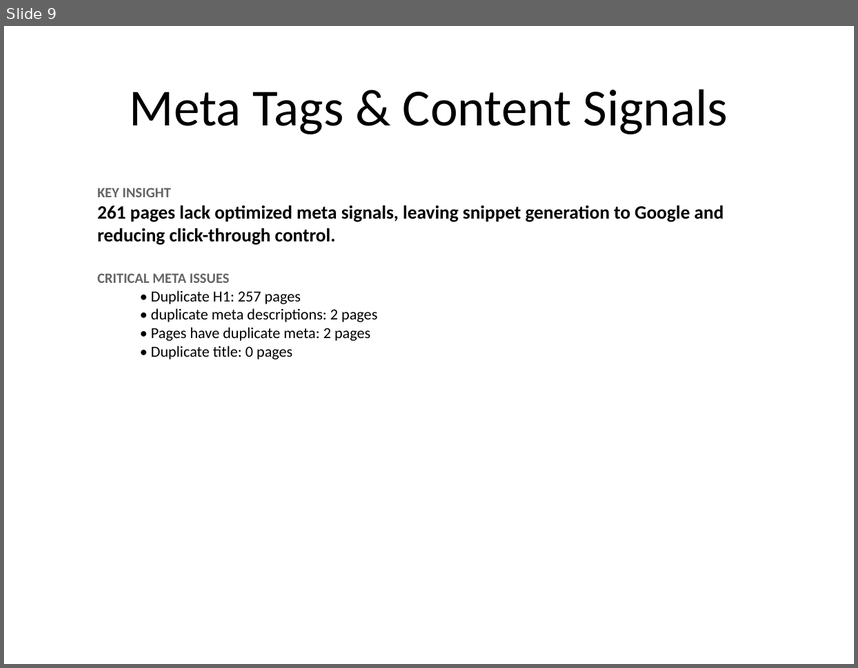
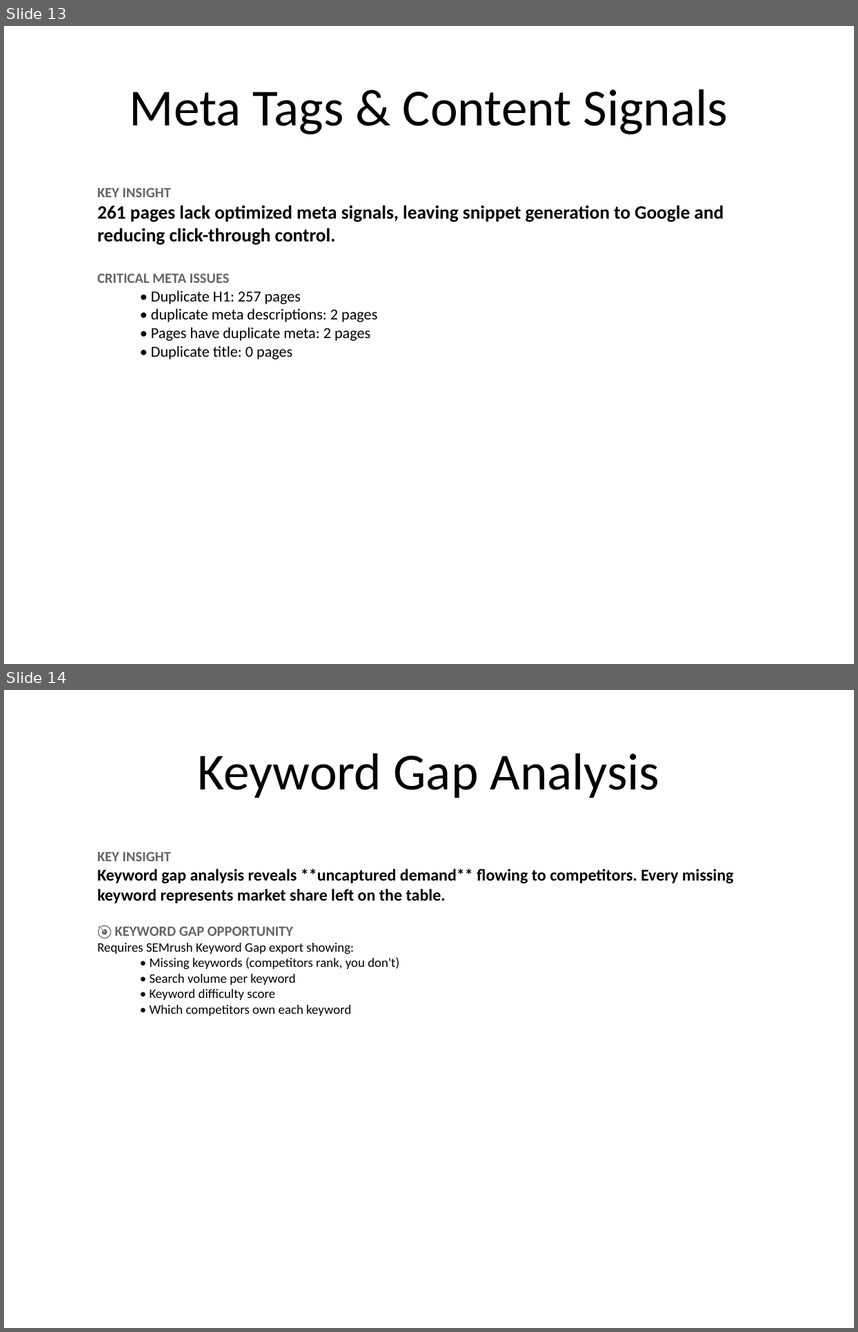
Before and after one commit to analytics-wq/seo-audit-automation, a slide deck: SEO_Strategy.pptx. Shown one above the other, each under a label of ours: slide 9 before the commit, slides 13 and 14 after it. The pictures are 858x668 and 858x1332 pixels, drawn with LibreOffice and Linux fonts; fonts in the diff are those of the drawing. Boxes give left, top, right and bottom in pixels: in the first picture for what was removed or moved away, otherwise in the second. Text is boxed around its words. In the diff, an @@ line names an element or a change of style, - is before the commit and + after.

```diff
--- a/SEO_Strategy.pptx
+++ b/SEO_Strategy.pptx
@@ slide 14 added at [4, 690, 854, 1328], background #FFFFFF @@
@@ title added at [198, 753, 660, 798], 44 pt, text #000000 @@
+Keyword Gap Analysis
@@ text added at [97, 851, 734, 1016], 11 pt, text #000000 @@
+KEY INSIGHT
+Keyword gap analysis reveals **uncaptured demand** flowing to competitors. Every missing keyword represents market share left on the table.
+🎯 KEYWORD GAP OPPORTUNITY
+Requires SEMrush Keyword Gap export showing:
+  • Missing keywords (competitors rank, you don't)
+  • Search volume per keyword
+  • Keyword difficulty score
+  • Which competitors own each keyword
@@ what was slide 9 is now slide 13 @@
```
Also in this commit, not shown: 1 slide changed, 11 other slides added, 1 other file.
